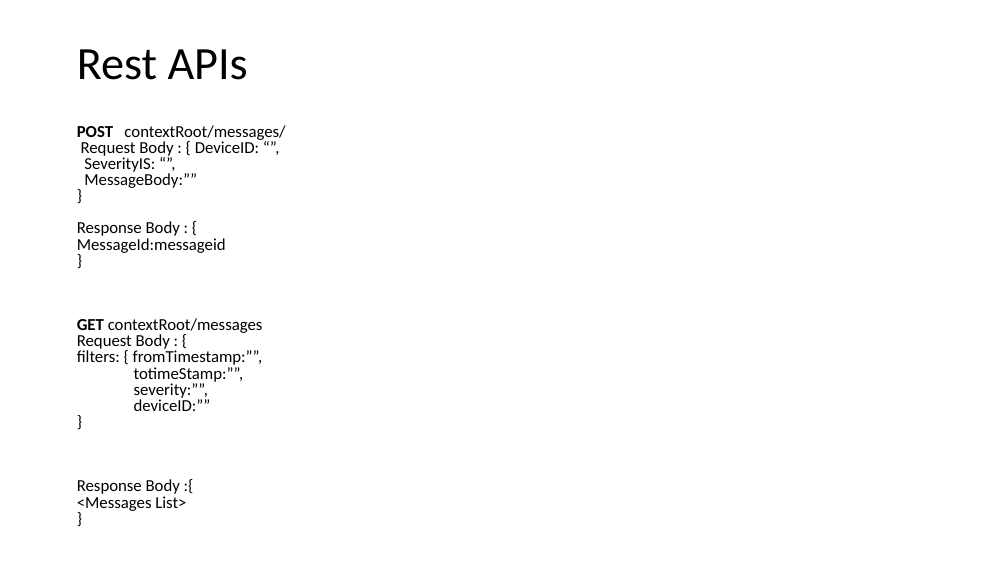
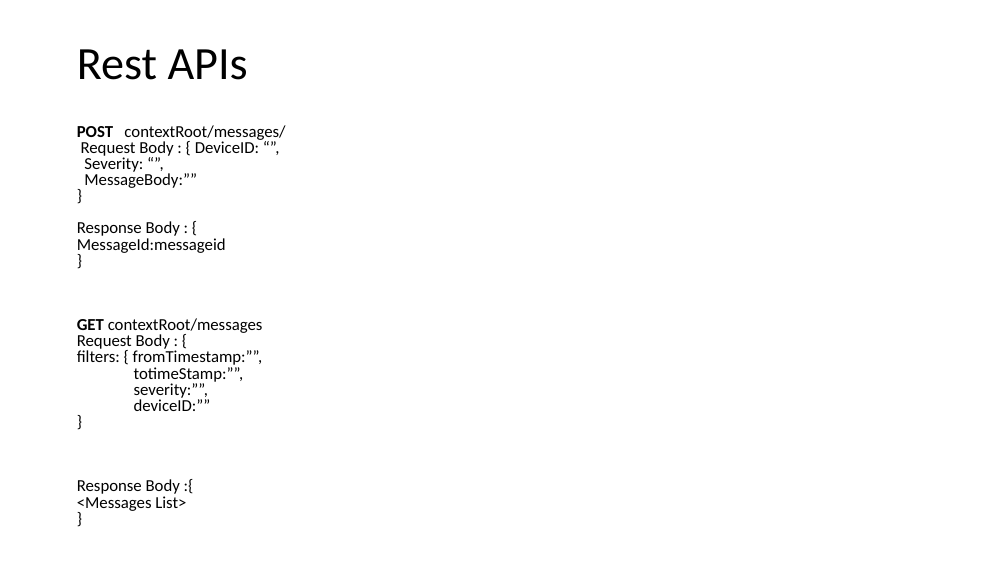
Before and after one commit to ritmehra/DeviceManager, a slide deck: slide 10 of DeviceManager/CMAD_prezo.pptx. Drawn at 1008x567 pixels with LibreOffice and Linux fonts; fonts in the diff are those of the drawing. Boxes give left, top, right and bottom in pixels: in the first picture for what was removed or moved away, otherwise in the second. Text is boxed around its words. In the diff, an @@ line names an element or a change of style, - is before the commit and + after.

```diff
--- a/DeviceManager/CMAD_prezo.pptx
+++ b/DeviceManager/CMAD_prezo.pptx
@@ text at (x1=84, y1=155, x2=143, y2=172): text changed @@
-SeverityIS: “”,
+Severity: “”,
```
Also in this commit, not shown: 2 other slides changed, 1 other file.
